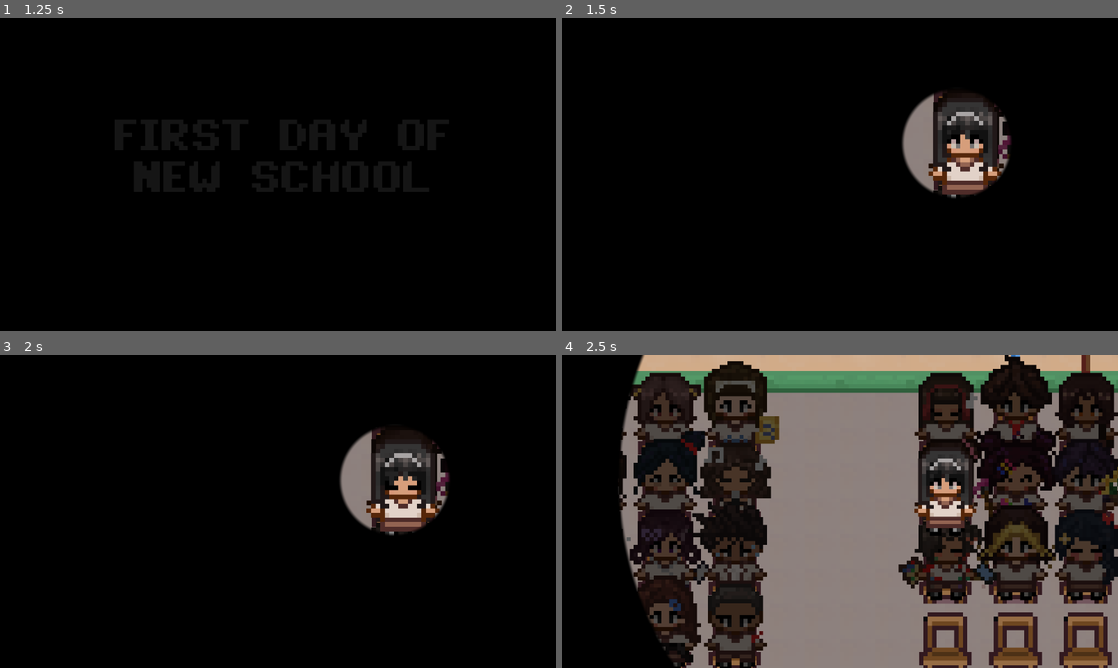
Above: before the commit, frames 1-4 (two rows, left to right).
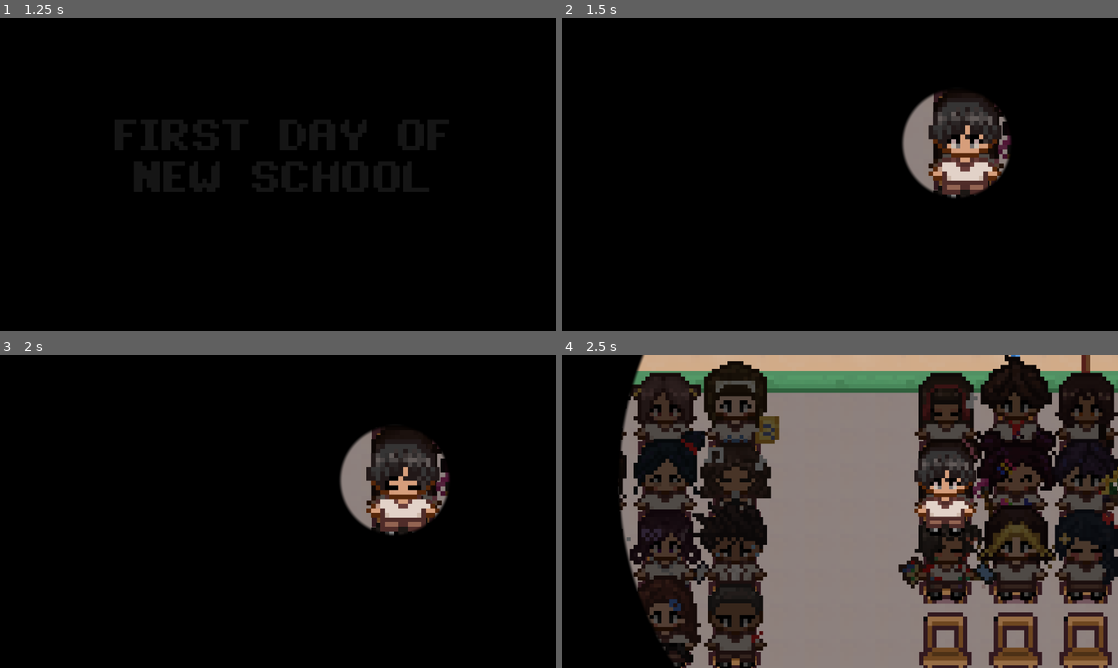
Above: after the commit, the same moments.

Repository: AzeOcram/checkpoint-gamejam
Game: Godot game, scene res://scenes/main/main.tscn
Two runs of this game, one before a commit and one after it. Both use one fixed random seed, a clock stepped at 60 frames per second and the inputs below.
Inputs (mouse positions are in pixels of both pictures, inside the frame that each line leads up to):
- Up to frame 1 (1.25 s): click (5, 74) at 0.52 s
- Up to frame 2 (1.5 s): tap Enter at 1.25 s; move the mouse to (962, 158) at 1.27 s; press the mouse at (962, 158) at 1.28 s
- Up to frame 3 (2 s): no input
- Up to frame 4 (2.5 s): tap Space at 2 s; move the mouse to (728, 527) at 2.02 s; release the mouse at (728, 527) at 2.03 s; hold S from 2.03 s (still down); click (728, 527) at 2.1 s

Frame 1 is identical in both runs. In frame 2, 1.0% of the frame differs, in the area x 65-80%, y 26-57%; in frame 3, 0.9%; in frame 4, 0.7%.

Commit message:
implemented gender switching sa player visuals din

Diff:
--- a/scenes/main_menu/gender_selection.tscn
+++ b/scenes/main_menu/gender_selection.tscn
@@ -7,6 +7,7 @@
 [ext_resource type="Texture2D" uid="uid://bh5rtvneqolyq" path="res://assets/ui/main_menu/Art/FEMALE MC.PNG" id="5_gvx0j"]
 [ext_resource type="Texture2D" uid="uid://c0ua7w6qegt6b" path="res://assets/ui/main_menu/Buttons/Base3.PNG" id="5_t0736"]
 [ext_resource type="Texture2D" uid="uid://ncjj2eb64p3y" path="res://assets/ui/main_menu/Back 1.PNG" id="6_4avdf"]
+[ext_resource type="Texture2D" uid="uid://dym7tfqefn7ad" path="res://assets/ui/main_menu/Buttons/Base2-dark.PNG" id="6_gvx0j"]
 [ext_resource type="Texture2D" uid="uid://dgcf3ey8nqv7s" path="res://assets/ui/main_menu/Back 2.PNG" id="7_032c5"]
 
 [node name="GenderSelection" type="Control" unique_id=525316696]
@@ -45,7 +46,7 @@
 theme_override_constants/line_spacing = -12
 theme_override_constants/outline_size = 10
 theme_override_fonts/font = ExtResource("2_qpa5x")
-theme_override_font_sizes/font_size = 24
+theme_override_font_sizes/font_size = 21
 text = "Choose your Character"
 horizontal_alignment = 1
 vertical_alignment = 1
@@ -72,6 +73,7 @@
 custom_minimum_size = Vector2(96, 96)
 layout_mode = 2
 texture_normal = ExtResource("5_t0736")
+texture_hover = ExtResource("6_gvx0j")
 ignore_texture_size = true
 stretch_mode = 0
 
@@ -103,6 +105,7 @@
 custom_minimum_size = Vector2(96, 96)
 layout_mode = 2
 texture_normal = ExtResource("5_t0736")
+texture_hover = ExtResource("6_gvx0j")
 ignore_texture_size = true
 stretch_mode = 0
 
--- a/scenes/player/player.tscn
+++ b/scenes/player/player.tscn
@@ -4,6 +4,8 @@
 [ext_resource type="Texture2D" uid="uid://bhbvxmbgqkw14" path="res://assets/art/characters/MC Female/1.PNG" id="2_dovo2"]
 [ext_resource type="Script" uid="uid://ogiut6snsuuq" path="res://scripts/player/player_visual.gd" id="2_lvxji"]
 [ext_resource type="Texture2D" uid="uid://buym6r5yfn66k" path="res://assets/art/characters/MC Female/2.PNG" id="3_gmlin"]
+[ext_resource type="Texture2D" uid="uid://dufen2nfc4nvw" path="res://assets/art/characters/MC Male/1.PNG" id="5_75vfm"]
+[ext_resource type="Texture2D" uid="uid://dp7dd4cupng0c" path="res://assets/art/characters/MC Male/2.PNG" id="6_0owmy"]
 
 [node name="Player" type="Node2D" unique_id=1239961759]
 scale = Vector2(0.8, 0.8)
@@ -13,10 +15,17 @@
 scale = Vector2(1.1, 1.1)
 script = ExtResource("2_lvxji")
 
-[node name="Sprite2D" type="Sprite2D" parent="PlayerVisual" unique_id=50543463]
+[node name="Female1" type="Sprite2D" parent="PlayerVisual" unique_id=50543463]
 scale = Vector2(0.99999994, 0.99999994)
 texture = ExtResource("2_dovo2")
 
-[node name="Sprite2D2" type="Sprite2D" parent="PlayerVisual" unique_id=1560291247]
+[node name="Female2" type="Sprite2D" parent="PlayerVisual" unique_id=1560291247]
 scale = Vector2(0.99999994, 0.99999994)
 texture = ExtResource("3_gmlin")
+
+[node name="Male1" type="Sprite2D" parent="PlayerVisual" unique_id=436910704]
+texture = ExtResource("5_75vfm")
+
+[node name="Male2" type="Sprite2D" parent="PlayerVisual" unique_id=1403984496]
+scale = Vector2(0.99999994, 0.99999994)
+texture = ExtResource("6_0owmy")
--- a/scripts/player/player_visual.gd
+++ b/scripts/player/player_visual.gd
@@ -1,8 +1,10 @@
 extends Node2D
 
 # Nodes
-@onready var sprite_1: Sprite2D = $Sprite2D
-@onready var sprite_2: Sprite2D = $Sprite2D2
+@onready var female_1: Sprite2D = $Female1
+@onready var female_2: Sprite2D = $Female2
+@onready var male_1: Sprite2D = $Male1
+@onready var male_2: Sprite2D = $Male2
 
 # Animation
 var animation_timer: float = 0.0
@@ -11,8 +13,16 @@
 
 
 func _ready() -> void:
-	sprite_1.visible = true
-	sprite_2.visible = false
+	if Player.gender == Player.Gender.FEMALE:
+		female_1.visible = true
+		female_2.visible = false
+		male_1.visible = false
+		male_2.visible = false
+	else:
+		male_1.visible = true
+		male_2.visible = false
+		female_1.visible = false
+		female_2.visible = false
 
 
 func _process(delta: float) -> void:
@@ -22,5 +32,9 @@
 		animation_timer = 0.0
 		showing_sprite_1 = !showing_sprite_1
 
-		sprite_1.visible = showing_sprite_1
-		sprite_2.visible = !showing_sprite_1
+		if Player.gender == Player.Gender.FEMALE:
+			female_1.visible = showing_sprite_1
+			female_2.visible = !showing_sprite_1
+		else:
+			male_1.visible = showing_sprite_1
+			male_2.visible = !showing_sprite_1
Binary file added: assets/ui/main_menu/Buttons/Base2-dark.PNG
Not shown, added: assets/ui/main_menu/Buttons/Base2-dark.PNG.import
